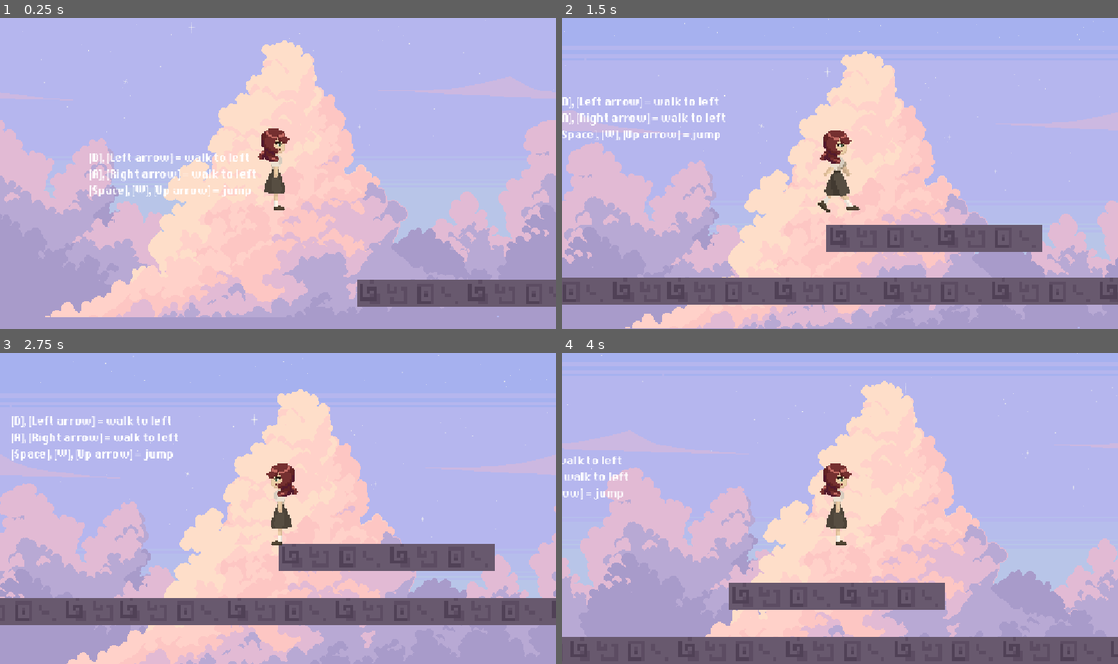
Above: before the commit, frames 1-4 (two rows, left to right).
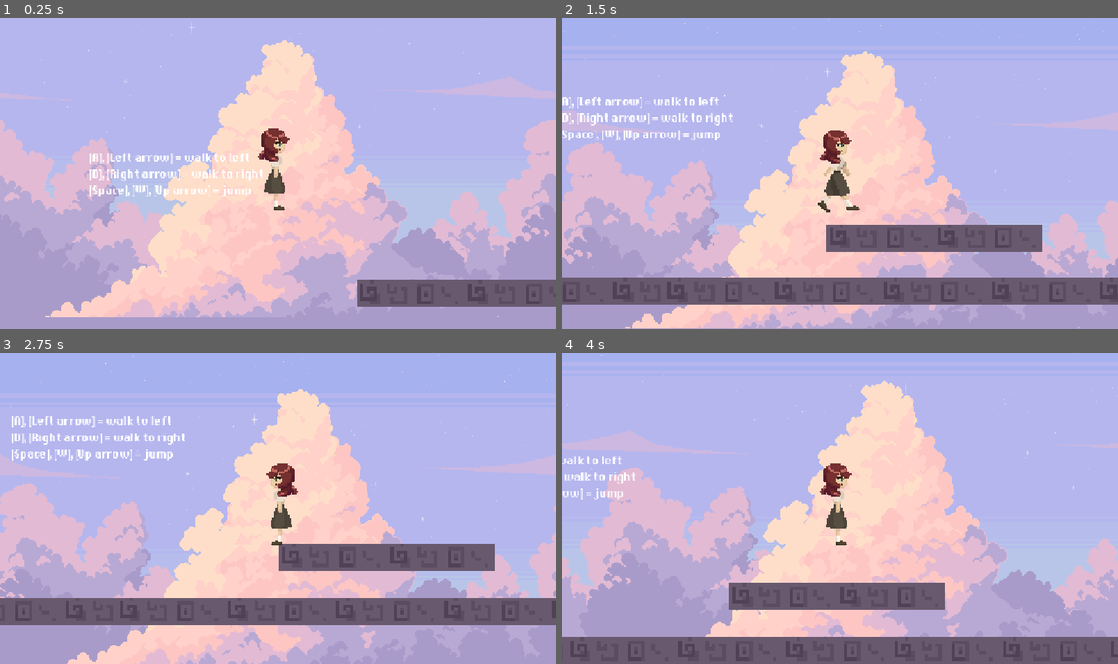
Above: after the commit, the same moments.

Repository: mayoinasu/dreamwalk
Game: Godot game, scene res://asset/background/main.tscn
Two runs of this game, one before a commit and one after it. Both use one fixed random seed, a clock stepped at 60 frames per second and the inputs below.
Inputs (mouse positions are in pixels of both pictures, inside the frame that each line leads up to):
- Up to frame 1 (0.25 s): no input
- Up to frame 2 (1.5 s): tap Enter at 0.5 s; move the mouse to (962, 157) at 0.52 s; hold D (right) from 0.53 s (still down); tap Alt at 0.6 s; click (962, 157) at 0.67 s; tap Space (jump) at 0.77 s; move the mouse to (728, 189) at 1.27 s; tap Shift at 1.35 s
- Up to frame 3 (2.75 s): tap Space (jump) at 1.52 s; move the mouse to (333, 440) at 2.02 s; release D (right) at 2.03 s; hold A (left) from 2.03 s (still down); tap Alt at 2.1 s
- Up to frame 4 (4 s): move the mouse to (812, 570) at 2.77 s; release A (left) at 2.78 s; hold D (right) from 2.78 s (still down); tap Shift at 2.85 s; click (812, 570) at 2.92 s; tap Space (jump) at 3.02, 3.77 s; move the mouse to (1006, 555) at 3.52 s; tap Alt at 3.6 s

The runs differ from the first frame. In frame 1, less than 0.1% of the frame differs, in the area x 16-48%, y 43-53%; in frame 2, less than 0.1%; in frame 3, less than 0.1%; in frame 4, less than 0.1%.

Commit message:
Final
The game is finish!

Diff:
--- a/asset/background/main.tscn
+++ b/asset/background/main.tscn
@@ -170,8 +170,8 @@
 offset_bottom = 218.0
 theme_override_constants/line_spacing = 13
 theme_override_fonts/font = ExtResource("7_3t1ye")
-text = "[D], [Left arrow] = walk to left
-[A], [Right arrow] = walk to left
+text = "[A], [Left arrow] = walk to left
+[D], [Right arrow] = walk to right
 [Space], [W], [Up arrow] = jump"
 
 [node name="Label2" type="Label" parent="hint"]
Not shown, added: export/index.apple-touch-icon.png.import
Not shown, added: export/index.icon.png.import
Not shown, added: export/index.png.import
Not shown, added: export_presets.cfg
Not shown, changed: asset/.DS_Store
Not shown, added: export.zip
Not shown, added: export/index.apple-touch-icon.png
Not shown, added: export/index.audio.position.worklet.js
Not shown, added: export/index.audio.worklet.js
Not shown, added: export/index.html
Not shown, added: export/index.icon.png
Not shown, added: export/index.js
(and 3 more such lines)
